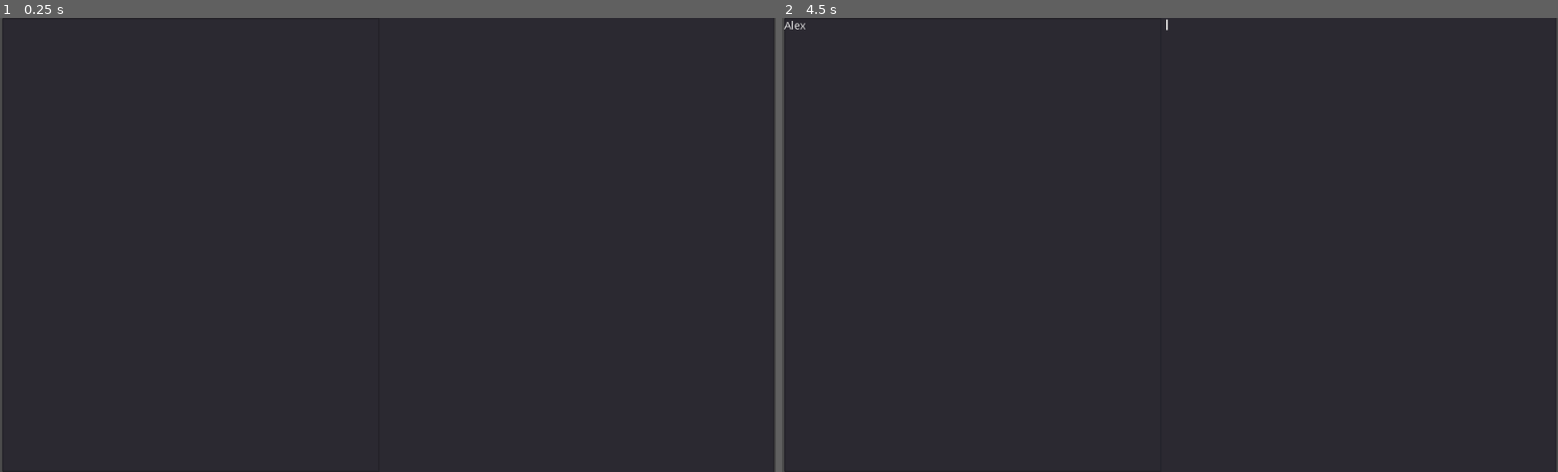
Above: before the commit, frames 1-2 (left to right).
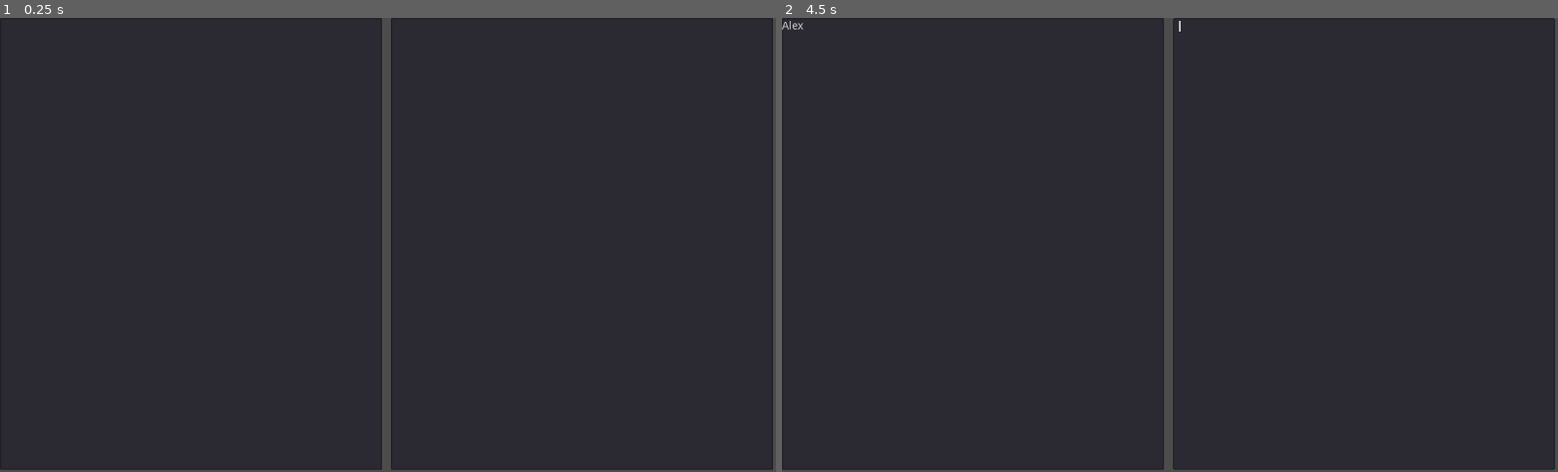
Above: after the commit, the same moments.

Repository: Boyquotes/gdscript
Game: Godot game, scene res://main.tscn
Same seed, same stepped clock (60 frames per second), same inputs: the game is played once before the commit and once after it.
Inputs (mouse positions are in pixels of both pictures, inside the frame that each line leads up to):
- Up to frame 1 (0.25 s): no input
- Up to frame 2 (4.5 s): click (976, 245) at 0.52 s; type "Alex" at 0.6 s; tap Enter at 1.25, 2.75, 4.25 s; move the mouse to (1340, 222) at 1.27 s; click (1340, 222) at 1.42 s; tap Space at 2, 3.5 s; drag from (1014, 267) to (1131, 335) at 2.02 s; move the mouse to (1247, 145) at 2.77 s; click (1247, 145) at 2.92 s; drag from (1131, 335) to (937, 176) at 3.52 s; move the mouse to (1402, 313) at 4.27 s; click (1402, 313) at 4.42 s

The runs differ from the first frame. In frame 1, 1.9% of the frame differs, in the area x 0-100%, y 0-100%; in frame 2, 2.0%.

Commit message:
HSplitContainer use ok.

Diff:
--- a/tool_test/main.tscn
+++ b/tool_test/main.tscn
@@ -5,23 +5,23 @@
 [node name="Control" type="Control"]
 anchor_right = 1.0
 anchor_bottom = 1.0
+size_flags_horizontal = 3
+size_flags_vertical = 3
 script = ExtResource( 1 )
 
 [node name="HSplitContainer" type="HSplitContainer" parent="."]
-margin_left = 3.0
-margin_right = 502.0
-margin_bottom = 600.0
+margin_right = 1020.0
+margin_bottom = 597.0
+size_flags_horizontal = 3
+size_flags_vertical = 3
 
 [node name="TextEdit" type="TextEdit" parent="HSplitContainer"]
-margin_right = 499.0
-margin_bottom = 600.0
+margin_right = 504.0
+margin_bottom = 597.0
+size_flags_horizontal = 3
 
-[node name="HSplitContainer2" type="HSplitContainer" parent="."]
-margin_left = 499.0
-margin_top = -2.0
-margin_right = 1022.0
-margin_bottom = 603.0
-
-[node name="TextEdit" type="TextEdit" parent="HSplitContainer2"]
-margin_right = 523.0
-margin_bottom = 605.0
+[node name="TextEdit2" type="TextEdit" parent="HSplitContainer"]
+margin_left = 516.0
+margin_right = 1020.0
+margin_bottom = 597.0
+size_flags_horizontal = 3
